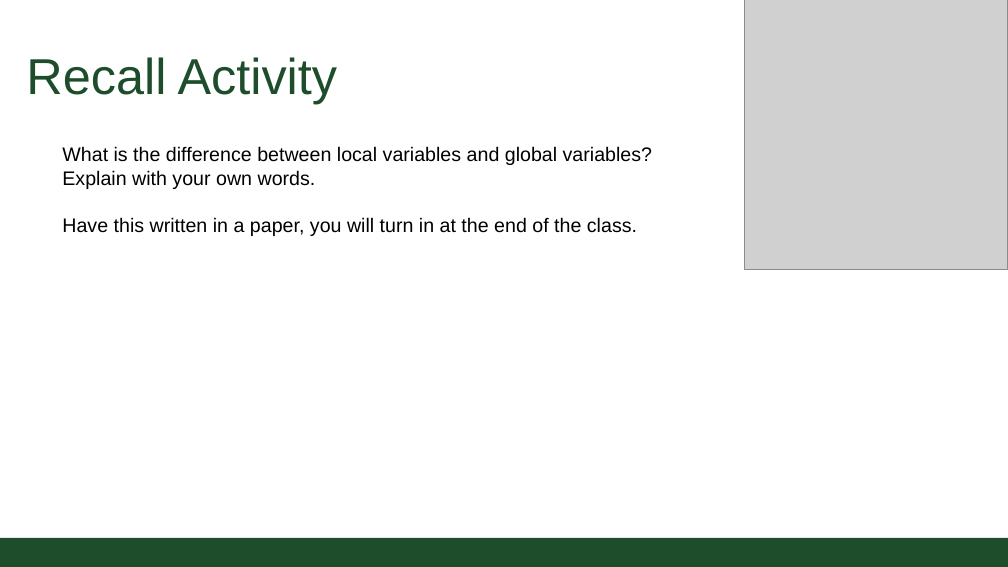
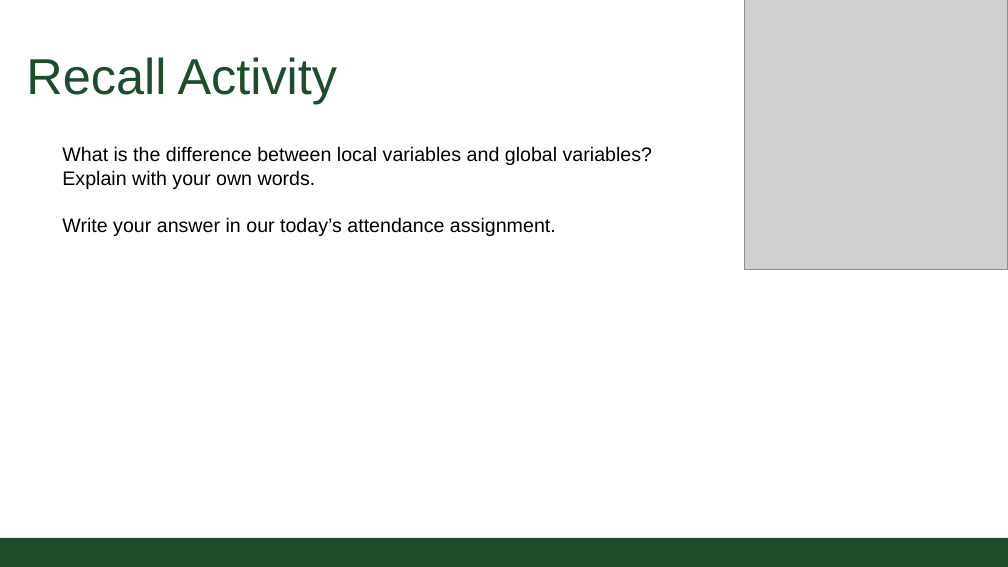
Before and after one commit to CSU-CS152/Handouts, a slide deck: slide 3 of 06_01MoreFunctionsCS152.pptx. Drawn at 1008x567 pixels with LibreOffice and Linux fonts; fonts in the diff are those of the drawing; grey boxes stand for pictures; background and template pictures are left out. Boxes give left, top, right and bottom in pixels: in the first picture for what was removed or moved away, otherwise in the second. Text is boxed around its words. In the diff, an @@ line names an element or a change of style, - is before the commit and + after.

```diff
--- a/06_01MoreFunctionsCS152.pptx
+++ b/06_01MoreFunctionsCS152.pptx
@@ text at [62,217,556,236]: text changed @@
-Have this written in a paper, you will turn in at the end of the class.
+Write your answer in our today’s attendance assignment.
```
Also in this commit, not shown: 1 other file.
